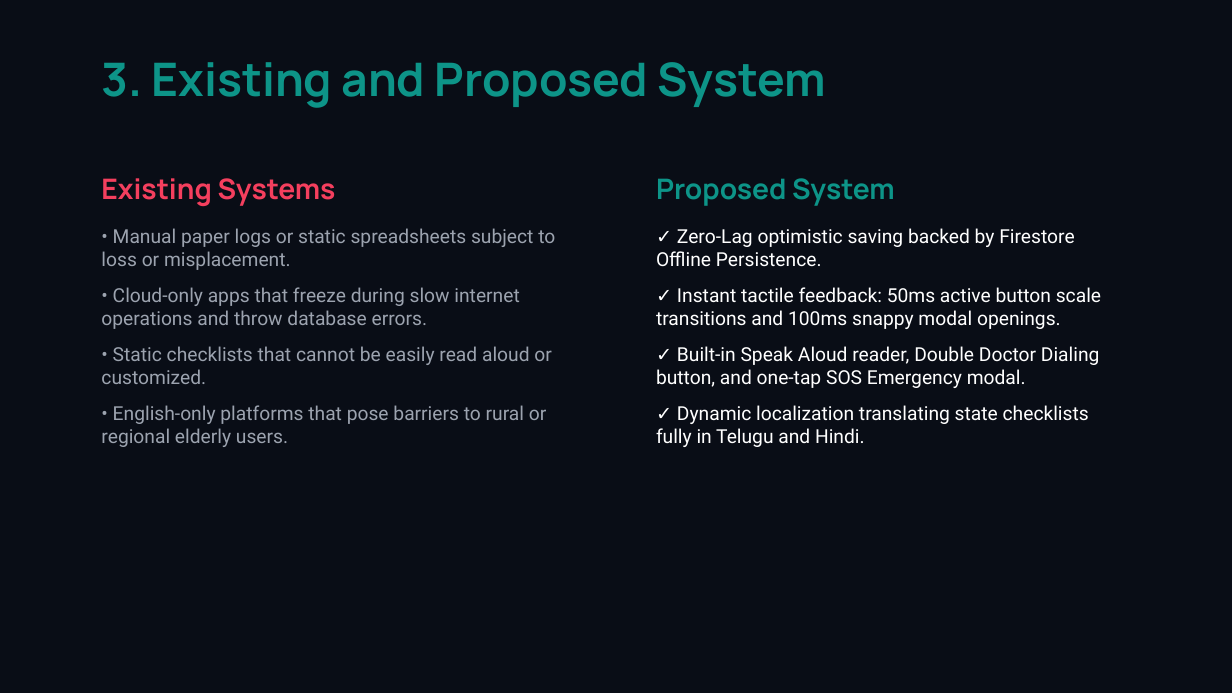
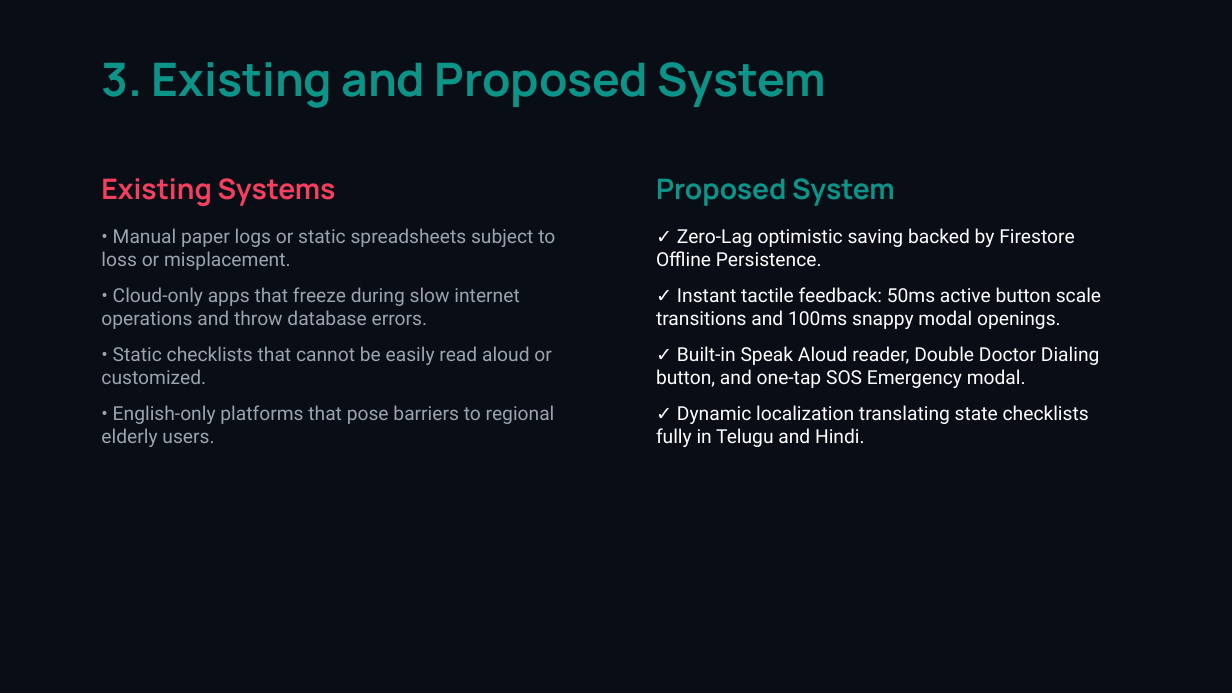
Before and after one commit to velagadadileep6-bot/Medicine-reminder, a slide deck: slide 4 of medicare_presentation.pptx. Drawn at 1232x693 pixels with LibreOffice and Linux fonts; fonts in the diff are those of the drawing. Boxes give left, top, right and bottom in pixels: in the first picture for what was removed or moved away, otherwise in the second. Text is boxed around its words. In the diff, an @@ line names an element or a change of style, - is before the commit and + after.

```diff
--- a/medicare_presentation.pptx
+++ b/medicare_presentation.pptx
@@ text at (x1=101, y1=405, x2=555, y2=447): text changed @@
-• English-only platforms that pose barriers to rural or regional elderly users.
+• English-only platforms that pose barriers to regional elderly users.
```
Also in this commit, not shown: 1 other slide changed, 3 slides added, 1 slide removed, 1 other file.
